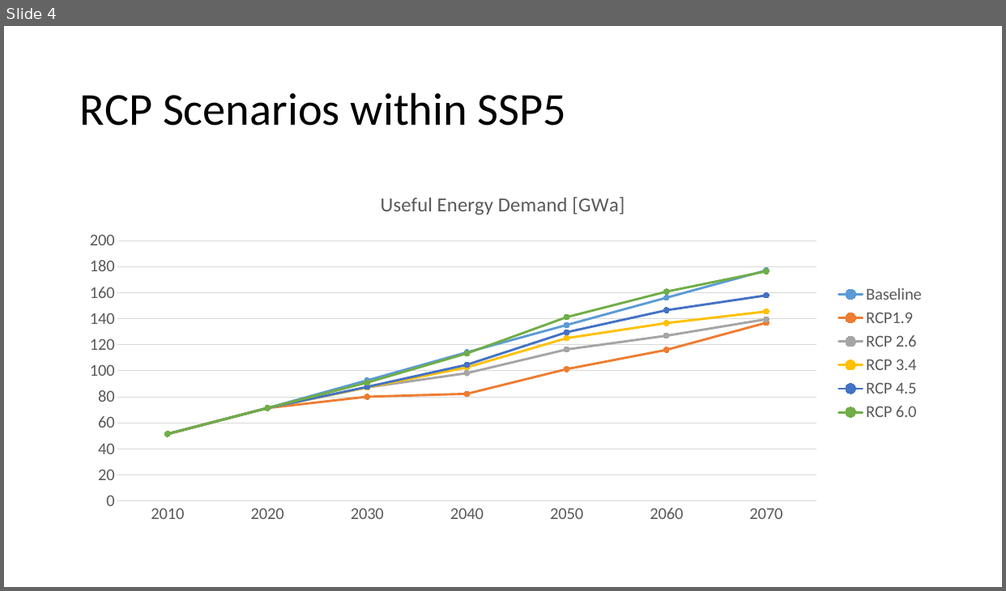
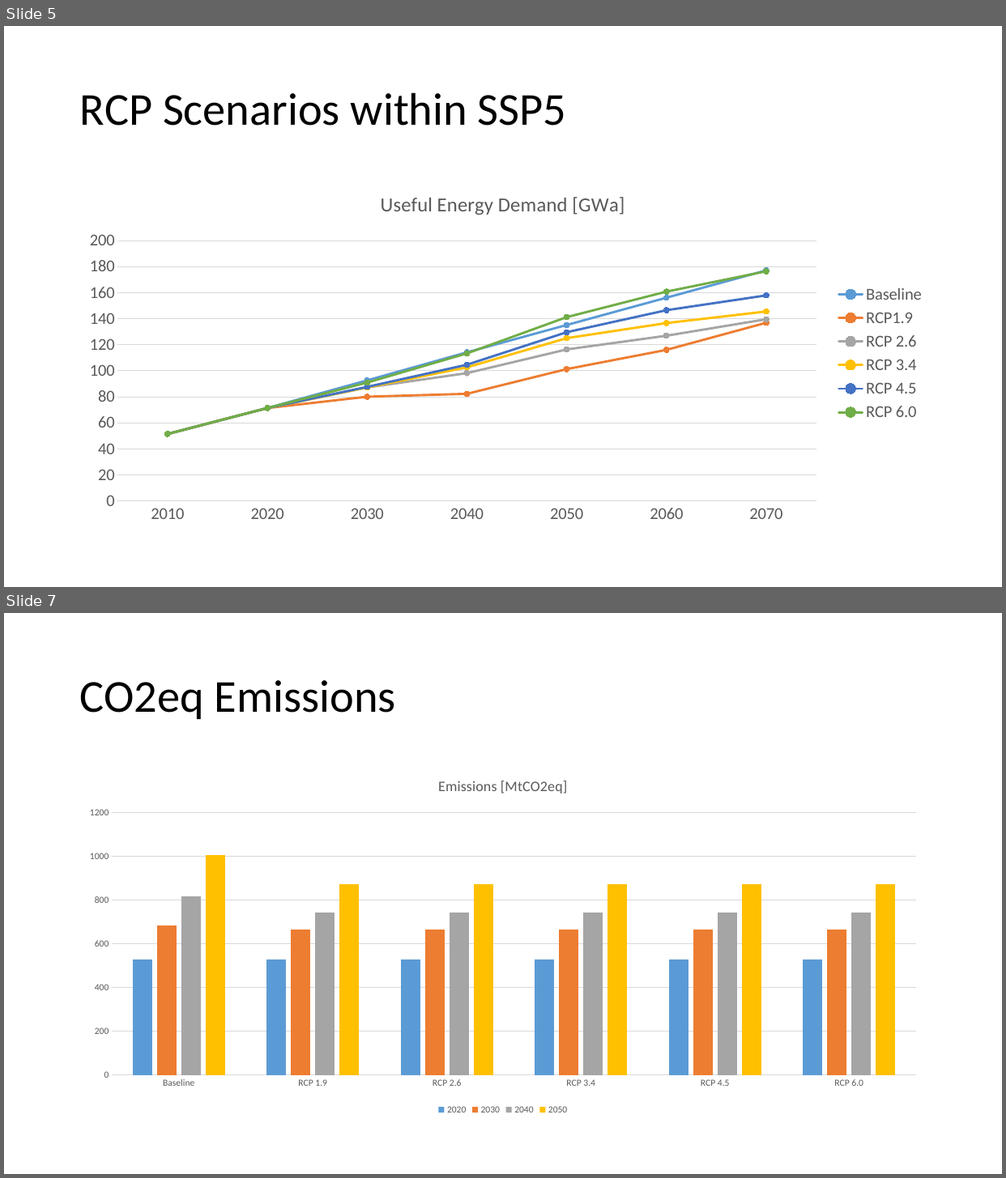
Before and after one commit to fernaag/SSP5, a slide deck: Presentation_191025.pptx. Shown one above the other, each under a label of ours: slide 4 before the commit, slides 5 and 7 after it; the slides between them are not shown. The pictures are 1006x591 and 1006x1178 pixels, drawn with LibreOffice and Linux fonts; fonts in the diff are those of the drawing. Boxes give left, top, right and bottom in pixels: in the first picture for what was removed or moved away, otherwise in the second. Text is boxed around its words. In the diff, an @@ line names an element or a change of style, - is before the commit and + after.

```diff
--- a/Presentation_191025.pptx
+++ b/Presentation_191025.pptx
@@ slide 7 added at box(4, 613, 1002, 1174), background #FFFFFF @@
@@ title added at box(80, 680, 396, 719), 44 pt, text #000000 @@
+CO2eq Emissions
@@ column chart added at box(73, 763, 934, 1119) @@
+title "Emissions [MtCO2eq] "
+categories: Baseline, RCP 1.9, RCP 2.6, RCP 3.4, RCP 4.5, RCP 6.0
+2020: 530, 530, 530, 530, 530, 530
+2030: 680, 660, 660, 660, 660, 660
+2040: 820, 740, 740, 740, 740, 740
+2050: 1000, 870, 870, 870, 870, 870
@@ what was slide 4 is now slide 5 @@
```
Also in this commit, not shown: 1 slide changed, 3 other slides added, 1 slide removed, 5 other files.
